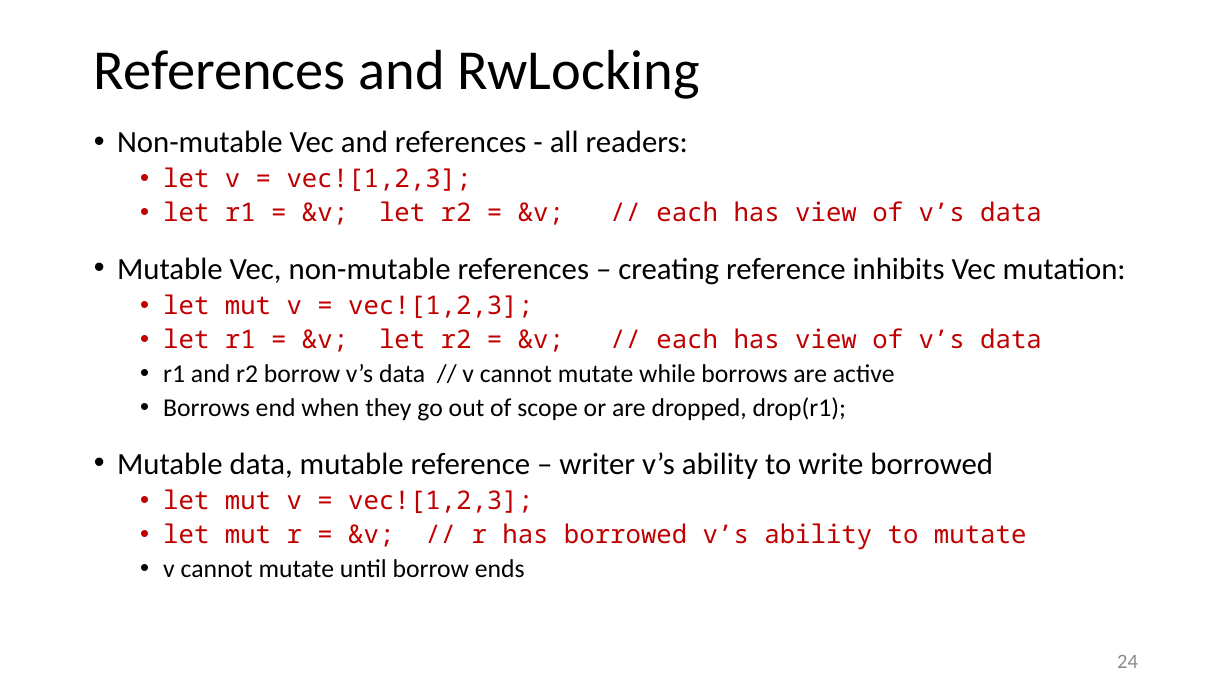
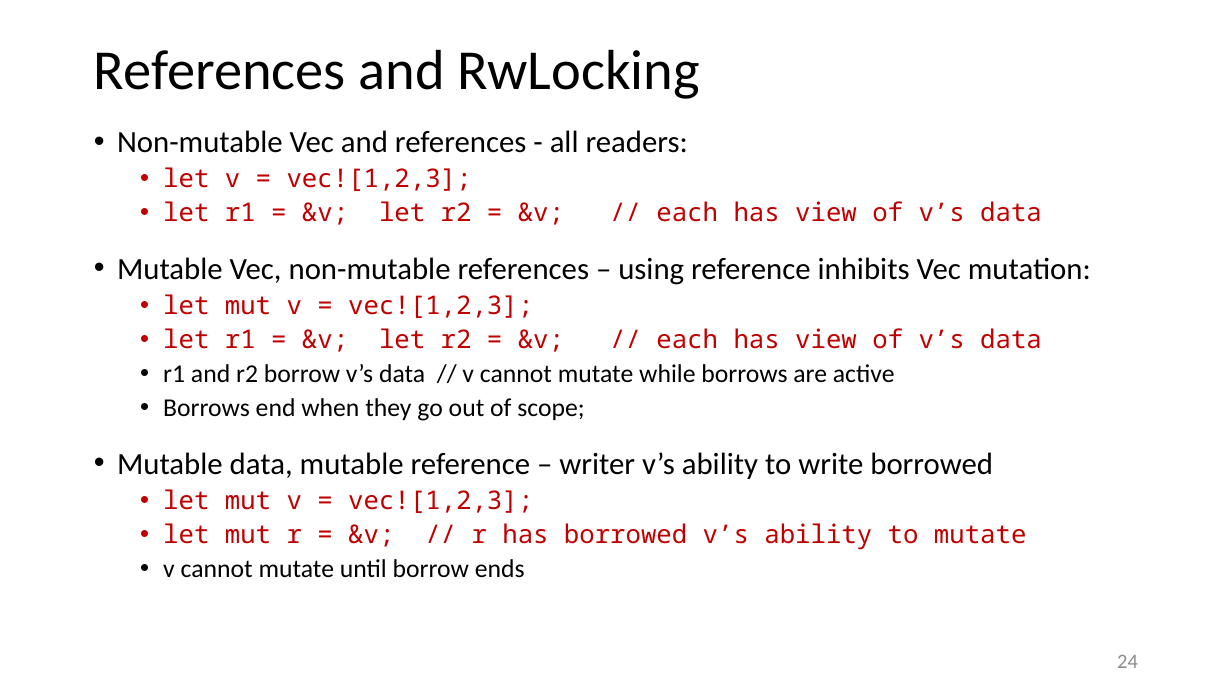
Before and after one commit to JimFawcett/JimFawcett.github.io, a slide deck: slide 24 of Resources/RustModels.pptx. Drawn at 1232x693 pixels with LibreOffice and Linux fonts; fonts in the diff are those of the drawing. Boxes give left, top, right and bottom in pixels: in the first picture for what was removed or moved away, otherwise in the second. Text is boxed around its words. In the diff, an @@ line names an element or a change of style, - is before the commit and + after.

```diff
--- a/Resources/RustModels.pptx
+++ b/Resources/RustModels.pptx
@@ text at [117,257,1091,285]: text changed @@
-• Mutable Vec, non-mutable references – creating reference inhibits Vec mutation:
+• Mutable Vec, non-mutable references – using reference inhibits Vec mutation:
@@ text at [163,398,584,421]: text changed @@
-  • Borrows end when they go out of scope or are dropped, drop(r1);
+  • Borrows end when they go out of scope;
```
Also in this commit, not shown: 4 other slides changed, 2 other files.
